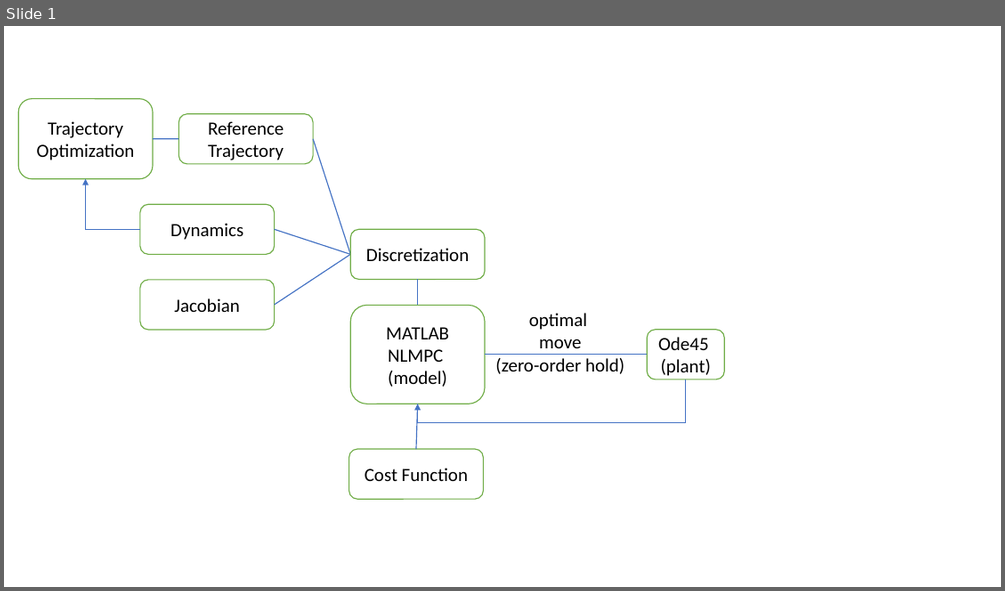
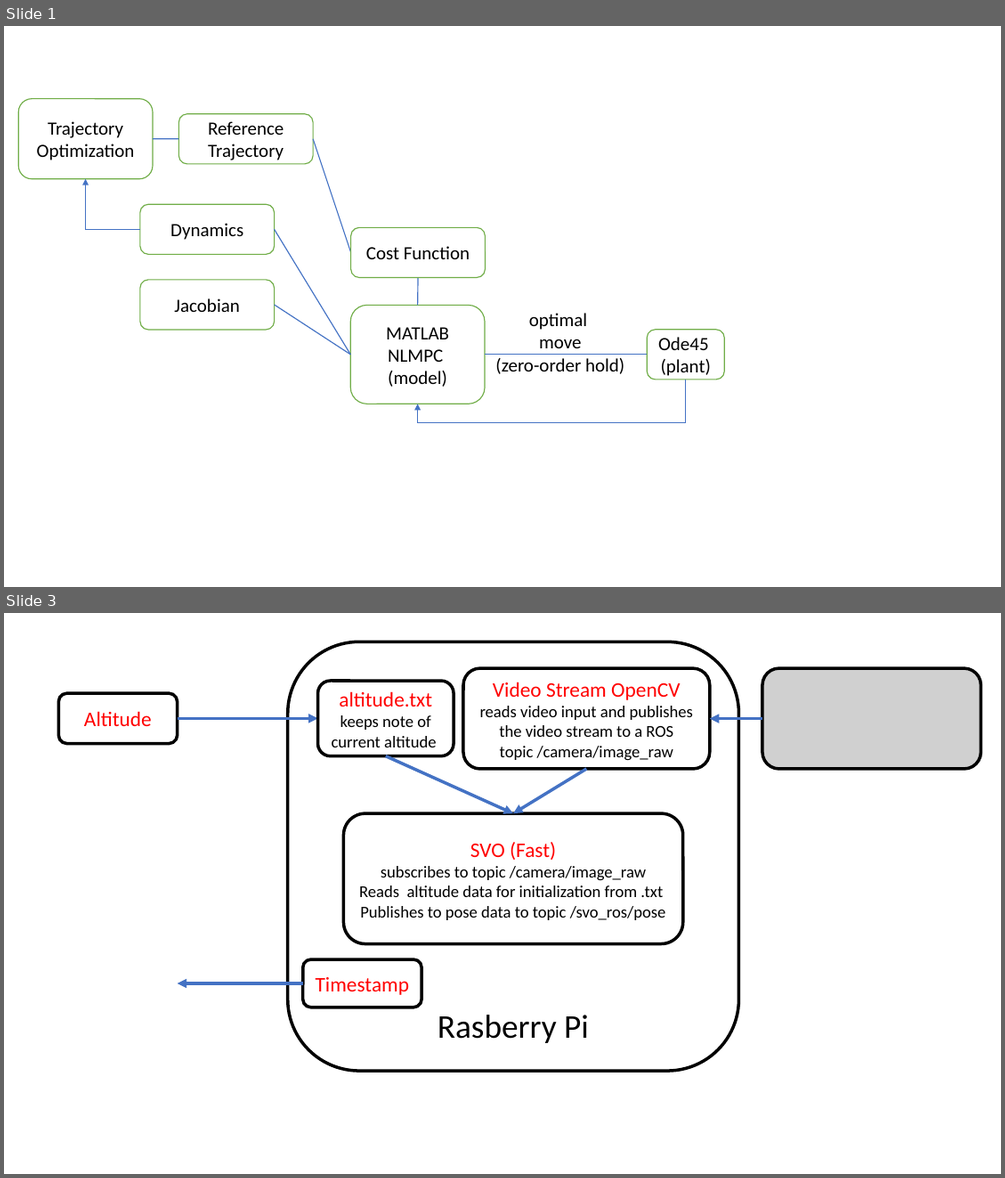
Before and after one commit to scm-codes/rocket-landing-using-MPC, a slide deck: material/WorkProgress.pptx. Shown one above the other, each under a label of ours: slide 1 before the commit, slides 1 and 3 after it; the slides between them are not shown. The pictures are 1005x591 and 1005x1178 pixels, drawn with LibreOffice and Linux fonts; fonts in the diff are those of the drawing; grey boxes stand for pictures. Boxes give left, top, right and bottom in pixels: in the first picture for what was removed or moved away, otherwise in the second. Text is boxed around its words. In the diff, an @@ line names an element or a change of style, - is before the commit and + after.

```diff
--- a/material/WorkProgress.pptx
+++ b/material/WorkProgress.pptx
@@ slide 3 added at bbox=[4, 613, 1001, 1174], background #FFFFFF @@
@@ group added at bbox=[58, 641, 980, 1070]: 6 rounded rectangles, 5 arrows, 1 picture, 1 text @@
+Video Stream OpenCV
+reads video input and publishes the video stream to a ROS topic /camera/image_raw
+SVO (Fast)
+subscribes to topic /camera/image_raw
+Reads altitude data for initialization from .txt
+Publishes to pose data to topic /svo_ros/pose
+Rasberry Pi
+Timestamp
+Altitude
+altitude.txt
+keeps note of current altitude
@@ slide 1 changed as well @@
@@ line moved from (274, 230) - (350, 254) to (274, 230) - (350, 354) @@
@@ rounded rectangle removed at bbox=[350, 230, 484, 280] @@
-Discretization
@@ rounded rectangle "Cost Function": place and size @@
-rounded rectangle "Cost Function" at bbox=[348, 450, 483, 499]
+rounded rectangle "Cost Function" at bbox=[351, 227, 485, 277]
@@ line moved from (274, 305) - (350, 254) to (274, 305) - (350, 354) @@
@@ line removed from (416, 450) to (418, 403) @@
```
Also in this commit, not shown: 1 other slide added, 13 other files.
